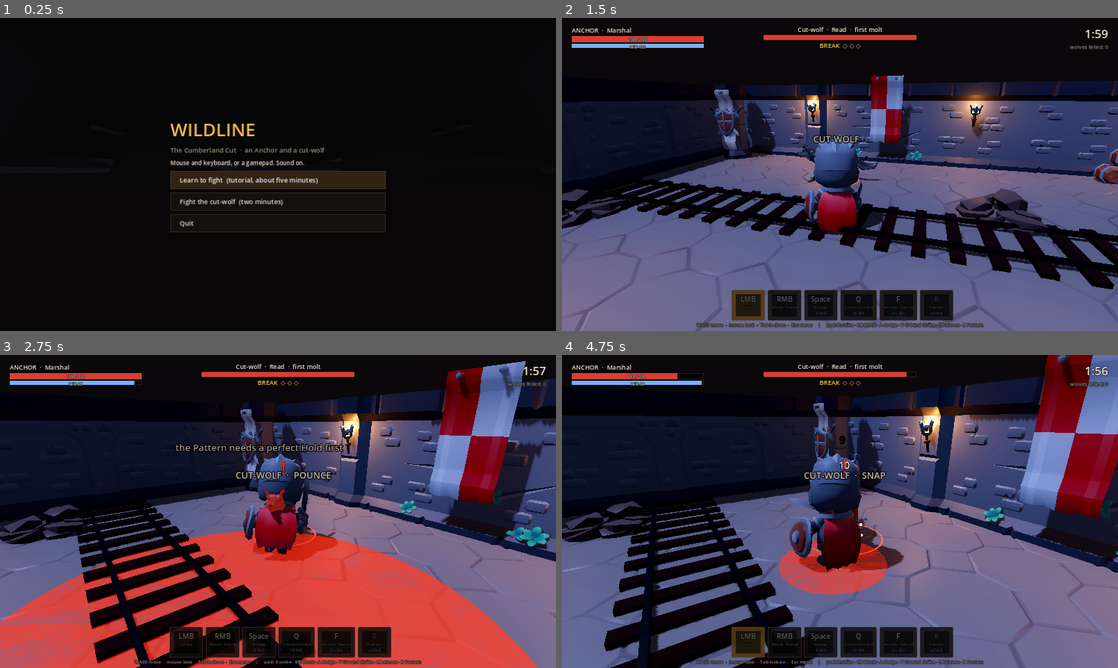
Above: before the commit, frames 1-4 (two rows, left to right).
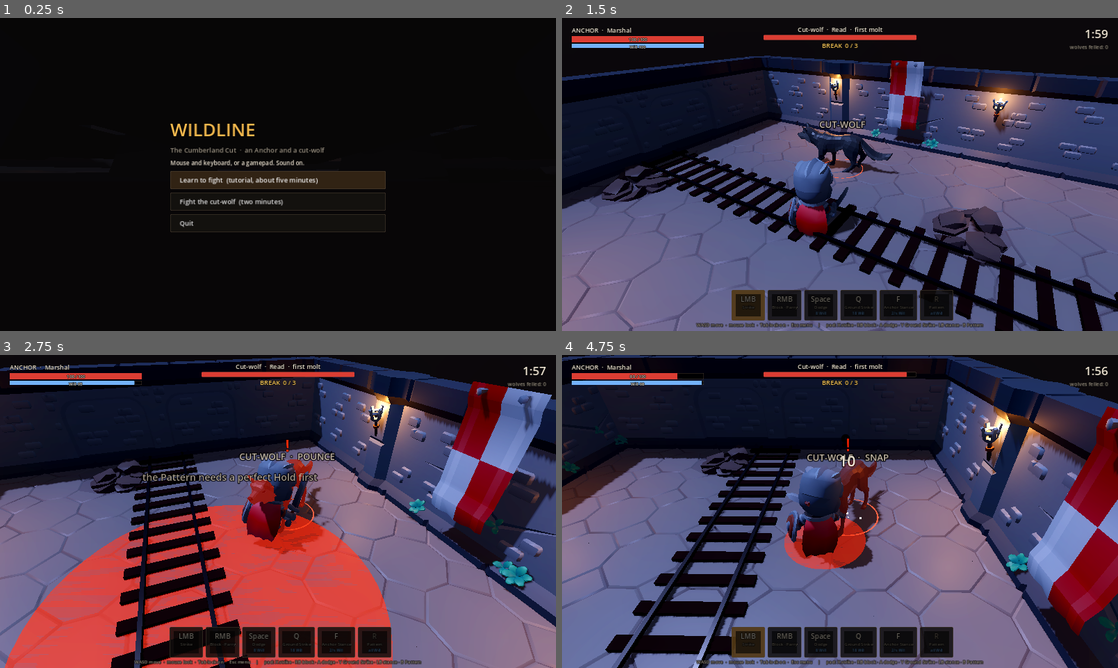
Above: after the commit, the same moments.

Repository: zglennon41-ctrl/Game-dev
Game: Godot game, scene res://game/scenes/main.tscn
The game is run twice, just before and just after one commit, with the same random seed, the same clock (stepped at 60 frames per second) and the same inputs.
Inputs (mouse positions are in pixels of both pictures, inside the frame that each line leads up to):
- Up to frame 1 (0.25 s): no input
- Up to frame 2 (1.5 s): click "Fight the cut-wolf (two minut…" at 0.5 s; move the mouse to (867, 174) at 1.27 s; hold W (move_up) from 1.28 s (still down); tap K (block) at 1.35 s; click (867, 174) at 1.42 s
- Up to frame 3 (2.75 s): keep holding W (move_up); tap Space (dodge) at 1.55, 2.1 s; move the mouse to (250, 511) at 2.02 s; tap R (pattern) at 2.3 s
- Up to frame 4 (4.75 s): keep holding W (move_up); move the mouse to (851, 505) at 2.77 s; tap R (pattern) at 2.85 s; tap F (stance) at 3.05, 3.6 s; move the mouse to (834, 517) at 3.52 s; click (834, 517) at 3.67 s; tap K (block) at 3.8 s; move the mouse to (878, 514) at 4.27 s; tap J (attack) at 4.35 s; tap Space (dodge) at 4.55 s

The runs differ from the first frame. In frame 2, 37% of the frame differs, in the area x 0-100%, y 8-100%; in frame 3, 57%; in frame 4, 60%, in the area x 0-100%, y 0-100%.

Commit message:
Combat room polish: wider over-the-shoulder lock-on camera that stays inside the chamber, bigger wolf with personal space, fixed-size floating text, web-safe HUD glyphs
Co-Authored-By: Claude Opus 5.5 <noreply@anthropic.com>
Claude-Session: https://claude.ai/code/session_01XKntTyvW34zzsoDaMPyZM1

Diff:
--- a/data/beasts.json
+++ b/data/beasts.json
@@ -6,7 +6,7 @@
     "molt": 1,
     "health": 300,
     "$comment": "Shape is read (not bind as in the HANDOFF sketch) so an Anchor can break it: breaks come from techniqu …(212 unchanged characters)…
-    "radius": 0.55,
+    "radius": 0.7,
     "walkSpeed": 2.2,
     "gallopSpeed": 7.5,
     "circleRadius": 4.5,
@@ -66,7 +66,7 @@
     "molt": 1,
     "health": 99999,
     "$comment": "The tutorial's training beast. Never dies; bites slowly, for no damage.",
-    "radius": 0.55,
+    "radius": 0.7,
     "walkSpeed": 1.6,
     "gallopSpeed": 4.0,
     "circleRadius": 3.0,
--- a/game/scripts/fight.gd
+++ b/game/scripts/fight.gd
@@ -524,7 +524,7 @@
 				w_pos = _clamp_in(w_pos + Vector2.from_angle(w_facing) * lunge)
 			if not w_hit_done:
 				var mouth := w_pos + Vector2.from_angle(w_facing) * (float(b["radius"]) + 0.4)
-				if mouth.distance_to(p_pos) <= float(room["player"]["radius"]) + 0.7:
+				if mouth.distance_to(p_pos) <= float(room["player"]["radius"]) + 1.0:
 					w_hit_done = true
 					_resolve_bite()
 			if w_timer >= w_duration:
@@ -602,7 +602,8 @@
 func _separate() -> void:
 	if w_state in ["absent", "down"]:
 		return
-	var m := float(room["player"]["radius"]) + float(beast["radius"])
+	# A little personal space, so the wolf reads clearly beside the Anchor.
+	var m := float(room["player"]["radius"]) + float(beast["radius"]) + 0.3
 	var d := dist()
 	if d >= m:
 		return
--- a/game/scripts/hud.gd
+++ b/game/scripts/hud.gd
@@ -300,10 +300,7 @@
 	target_bar.max_value = float(f.beast["health"])
 	target_bar.value = f.w_hp
 	target_bar.visible = float(f.beast["health"]) < 50000
-	var pips := ""
-	for i in int(Data.room["break"]["needed"]):
-		pips += "◆ " if i < f.w_break else "◇ "
-	target_pips.text = ("BREAK  " + pips.strip_edges()) if f.breaks_beast() else ""
+	target_pips.text = ("BREAK  %d / %d" % [f.w_break, int(Data.room["break"]["needed"])]) if f.breaks_beast() else ""
 	timer_label.text = timer_text
 	score_label.text = score_text
 	# Ability bar state.
@@ -320,12 +317,9 @@
 	slots["pattern"]["name"].text = ("Breaking Ground  %.1fs" % left) if ready else "Pattern"
 	if f.p_state == "pattern" and not f.chain.is_empty():
 		var n: int = f.chain["cues"].size()
-		var marks := ""
-		for i in n:
-			marks += "● " if i < int(f.chain["next"]) else "○ "
-		pattern_banner.text = "%s  ×%s\nstrike as the gold ring closes     %s" % [String(Data.room["pattern"]["name"]).to_upper(), str(f.chain["multiplier"]), marks.strip_edges()]
+		pattern_banner.text = "%s  x%s\nstrike as the gold ring closes     %d / %d" % [String(Data.room["pattern"]["name"]).to_upper(), str(f.chain["multiplier"]), int(f.chain["next"]), n]
 	elif ready:
-		pattern_banner.text = "PARRIED — the Pattern's Trigger is met: press R"
+		pattern_banner.text = "PARRIED - the Pattern's Trigger is met: press R"
 	else:
 		pattern_banner.text = ""
 
--- a/game/scripts/world.gd
+++ b/game/scripts/world.gd
@@ -13,7 +13,7 @@
 const C_TEXT := Color(0.95, 0.92, 0.85)
 const C_DIM := Color(0.7, 0.66, 0.6)
 const C_GOLD := Color(1.0, 0.8, 0.35)
-const WOLF_SCALE := 0.62
+const WOLF_SCALE := 0.8
 const WA := "AnimalArmature|"
 
 var camera := Camera3D.new()
@@ -187,12 +187,10 @@
 			_piece(kind, Vector3(side * hw, 0, ez), 90.0 if side < 0 else -90.0)
 			ez += 4.0
 	# Props along the walls, kept out of the fighting floor.
-	_piece("pillar_decorated", Vector3(-hw + 1.6, 0, -hd + 1.6))
-	_piece("pillar", Vector3(hw - 1.6, 0, hd - 1.6))
-	_piece("barrel_large", Vector3(-6.5, 0, hd - 1.3), 20.0, 0.7)
-	_piece("barrel_small_stack", Vector3(7.5, 0, -hd + 1.2), 0.0, 0.8)
-	_piece("crates_stacked", Vector3(hw - 2.0, 0, -hd + 1.8), 15.0, 0.8)
-	_piece("rubble_half", Vector3(2.0, 0, hd - 0.8), 180.0, 0.6)
+	_piece("barrel_large", Vector3(-6.5, 0, hd - 0.95), 20.0, 0.6)
+	_piece("barrel_small_stack", Vector3(7.5, 0, -hd + 0.85), 0.0, 0.7)
+	_piece("crates_stacked", Vector3(hw - 1.6, 0, -hd + 1.0), 15.0, 0.6)
+	_piece("rubble_half", Vector3(2.0, 0, hd - 0.6), 180.0, 0.45)
 	_piece("banner_patternA_red", Vector3(-2.0, 0.6, -hd + 0.55), 0.0)
 	_piece("banner_patternA_red", Vector3(6.0, 0.6, hd - 0.55), 180.0)
 
@@ -320,7 +318,8 @@
 	var l := Label3D.new()
 	l.text = text
 	l.font_size = size
-	l.pixel_size = 0.004
+	l.fixed_size = true
+	l.pixel_size = 0.0009
 	l.modulate = color
 	l.outline_size = 12
 	l.outline_modulate = Color(0, 0, 0, 0.85)
@@ -417,11 +416,11 @@
 				_shake = 0.12
 				slowmo(float(feel["parrySlowmo"]), 0.3)
 			"block":
-				floater(P, "BLOCKED  −%d" % int(e["damage"]), C_GUARD, 48)
+				floater(P, "BLOCKED  -%d" % int(e["damage"]), C_GUARD, 48)
 				burst(_v3(f.p_pos, 1.2) + _v3(Vector2.from_angle(f.p_facing) * 0.5), C_GUARD, 12, 4.0)
 				_shake = 0.07
 			"hurt":
-				floater(P, "−%d" % int(e["damage"]), C_WINDUP, 80)
+				floater(P, "-%d" % int(e["damage"]), C_WINDUP, 80)
 				_player_flash = 1.0
 				_shake = float(feel["shakeOnHurt"])
 				hitstop(0.08)
@@ -535,10 +534,10 @@
 		var r := reach * 0.55 * (0.6 + 0.4 * glow)
 		_telegraph.scale = Vector3(r, 1, r)
 		_telegraph_mat.albedo_color = Color(C_WINDUP, 0.12 + 0.3 * glow)
-		_alert.position = _v3(f.w_pos, 2.0 + 0.15 * sin(_clock * 20.0))
+		_alert.position = _v3(f.w_pos, 2.5 + 0.15 * sin(_clock * 20.0))
 		_alert.modulate = Color(C_WINDUP, 0.5 + 0.5 * glow)
 	_wolf_label.visible = _wolf.visible and f.w_state != "down"
-	_wolf_label.position = _v3(f.w_pos, 1.75)
+	_wolf_label.position = _v3(f.w_pos, 2.1)
 	var state_text := ""
 	match f.w_state:
 		"stagger": state_text = "  ·  STAGGERED"
@@ -608,22 +607,44 @@
 		var back := Vector3(sin(cam_yaw), 0, cos(cam_yaw))
 		var side := Vector3(cos(cam_yaw), 0, -sin(cam_yaw))
 		var d := clampf(p.distance_to(w), 2.0, 8.0)
-		want = p + back * (5.0 + d * 0.25) + side * 1.2 + Vector3(0, 2.8 + d * 0.12, 0)
-		focus = p.lerp(w, 0.45) + Vector3(0, 1.0, 0)
+		# Over the right shoulder and wide, so the wolf is never hidden behind the Anchor.
+		want = p + back * (4.3 + d * 0.3) + side * 3.3 + Vector3(0, 5.0 + d * 0.15, 0)
+		focus = p.lerp(w, 0.7) + Vector3(0, 0.5, 0)
 	else:
 		cam_yaw -= cam_input.x * dt * 2.6
 		cam_pitch = clampf(cam_pitch - cam_input.y * dt * 1.6, -1.0, 0.05)
 		var back := Vector3(sin(cam_yaw), 0, cos(cam_yaw))
 		var dist := 6.0
 		want = p + back * dist * cos(cam_pitch) + Vector3(0, 1.6 + dist * sin(-cam_pitch), 0)
+	want = _keep_in_chamber(focus, want)
 	var k := 1.0 - exp(-dt * 8.0)
 	_cam_pos = _cam_pos.lerp(want, k)
+	_cam_pos = _keep_in_chamber(focus, _cam_pos)
 	_cam_look = _cam_look.lerp(focus, 1.0 - exp(-dt * 10.0))
 	_shake = maxf(0.0, _shake - dt * 0.9)
 	var jitter := Vector3(randf_range(-1, 1), randf_range(-1, 1), randf_range(-1, 1)) * _shake
 	camera.position = _cam_pos + jitter
 	if camera.position.distance_to(_cam_look) > 0.01:
 		camera.look_at(_cam_look + jitter * 0.4, Vector3.UP)
+
+## Like a spring arm: if the camera would sit inside a wall, pull it in along the line to
+## the focus and lift it, so it looks down over the Anchor instead of through stone.
+func _keep_in_chamber(focus: Vector3, want: Vector3) -> Vector3:
+	var a: Dictionary = Data.room["arena"]
+	var hx := float(a["width"]) / 2.0 + 0.2
+	var hz := float(a["depth"]) / 2.0 + 0.2
+	if absf(want.x) <= hx and absf(want.z) <= hz:
+		return want
+	var d := want - focus
+	var t := 1.0
+	if absf(want.x) > hx and absf(d.x) > 1e-4:
+		t = minf(t, (signf(d.x) * hx - focus.x) / d.x)
+	if absf(want.z) > hz and absf(d.z) > 1e-4:
+		t = minf(t, (signf(d.z) * hz - focus.z) / d.z)
+	t = clampf(t, 0.0, 1.0)
+	var p := focus + d * t
+	p.y = maxf(p.y, focus.y + 1.5 + (1.0 - t) * 3.5)
+	return p
 
 ## The ground-plane direction the stick means, given the camera.
 func move_from_stick(stick: Vector2) -> Vector2:
